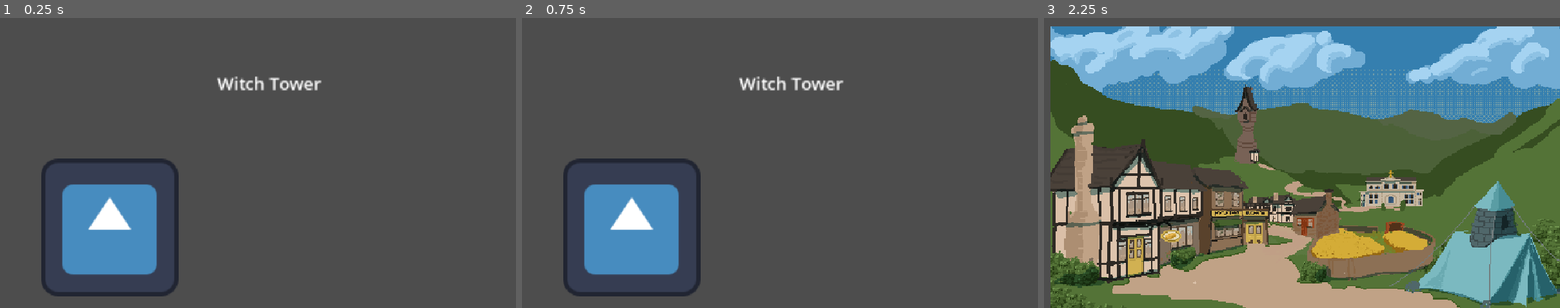
Above: before the commit, frames 1-3 (left to right).
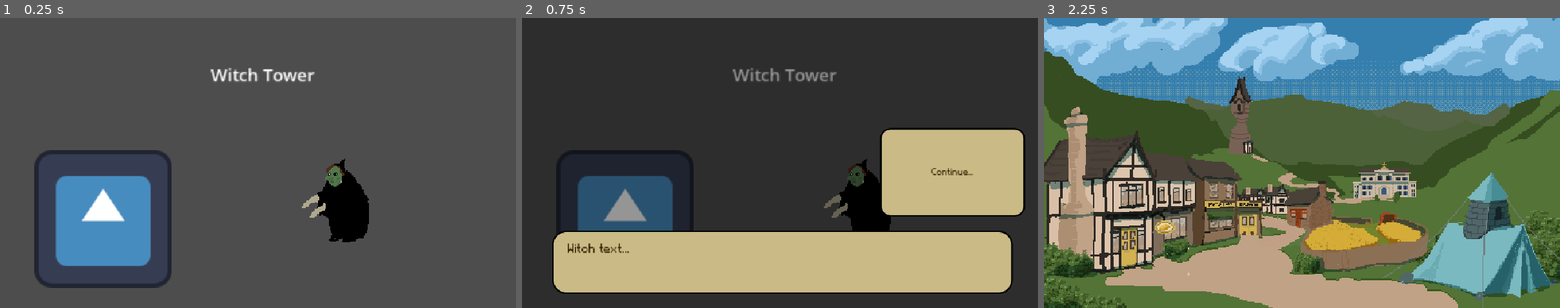
Above: after the commit, the same moments.

Repository: MichaelRRyan/GGJ-2026-Unmasked
Game: Godot game, scene res://Levels/level_witch_tower.tscn
Same seed, same stepped clock (60 frames per second), same inputs: the game is played once before the commit and once after it. This scene is started directly instead of the project's main scene. The engine's default icon, where the game draws it, is replaced by a stand-in: a white triangle on a blue panel in a dark square.
Inputs (mouse positions are in pixels of both pictures, inside the frame that each line leads up to):
- Up to frame 1 (0.25 s): no input
- Up to frame 2 (0.75 s): tap Enter at 0.5 s; move the mouse to (893, 148) at 0.52 s; press the mouse at (893, 148) at 0.53 s
- Up to frame 3 (2.25 s): release the mouse at (1415, 148) at 1.25 s; click (1472, 171) at 1.25 s, where only the run after the commit has a clickable "Continue..."; tap Space at 2 s; move the mouse to (1198, 177) at 2.02 s; click (1198, 177) at 2.1 s

The runs differ from the first frame. In frame 1, 8.2% of the frame differs, in the area x 6-72%, y 17-96%; in frame 2, 99%, in the area x 0-100%, y 0-100%; in frame 3, 44%.

Commit message:
Added witch character

Diff:
--- a/Content/Characters/base_character_data.json
+++ b/Content/Characters/base_character_data.json
@@ -1,12 +1,11 @@
 {
 	"guy": {
-		"next_dialogue_tag": "person_text_1",
-		"is_thirsty": false,
-		"affection_score": 0.0
+		"next_dialogue_tag": "person_text_1"
 	},
 	"nun": {
-		"next_dialogue_tag": "nun_0",
-		"is_thirsty": false,
-		"affection_score": 0.0
+		"next_dialogue_tag": "nun_0"
+	},
+	"witch": {
+		"next_dialogue_tag": "witch_0"
 	}
 }
--- a/Content/Dialogue/dialogue_data.json
+++ b/Content/Dialogue/dialogue_data.json
@@ -100,5 +100,12 @@
 		"text": "Oh well a very warm welcome to you! This town is a lovely place, though it's been odd lately...",
 		"next_dialogue_tag": "nun_0"
 		}
+	],
+	"witch_0": [
+		{
+		"conditions": [],
+		"text": "Witch text...",
+		"next_dialogue_tag": "witch_0"
+		}
 	]
 }
--- /dev/null
+++ b/Features/NPC2D/npc_witch.tscn
@@ -0,0 +1,14 @@
+[gd_scene format=3 uid="uid://fe7xw5jasgfn"]
+
+[ext_resource type="PackedScene" uid="uid://cnaobu41hshdd" path="res://Features/NPC2D/npc.tscn" id="1_p840r"]
+[ext_resource type="Texture2D" uid="uid://l7of2a11iqno" path="res://Assets/Images/Witch/witch.png" id="2_t8bkf"]
+
+[node name="NPC" unique_id=2110108148 instance=ExtResource("1_p840r")]
+npc_tag = "witch"
+
+[node name="Sprite2D" parent="." index="0" unique_id=230860160]
+texture_filter = 1
+texture = ExtResource("2_t8bkf")
+
+[node name="CollisionShape2D" parent="." index="1" unique_id=1138707699]
+position = Vector2(8, 12)
--- a/Levels/level_base.tscn
+++ b/Levels/level_base.tscn
@@ -5,7 +5,6 @@
 [node name="LevelBase" type="Node2D" unique_id=391544845]
 
 [node name="Camera2D" type="Camera2D" parent="." unique_id=2019926313]
-position = Vector2(-6, -8)
 zoom = Vector2(2, 2)
 
 [node name="DialogueUI" type="CanvasLayer" parent="." unique_id=1577558631]
--- a/Levels/level_witch_tower.tscn
+++ b/Levels/level_witch_tower.tscn
@@ -3,6 +3,7 @@
 [ext_resource type="PackedScene" uid="uid://p8me13tpt1is" path="res://Levels/level_base.tscn" id="1_rguvn"]
 [ext_resource type="PackedScene" uid="uid://cja4dwr4nk8gf" path="res://Features/Door2D/door.tscn" id="2_un0hn"]
 [ext_resource type="Texture2D" uid="uid://bvsoecitydr5t" path="res://icon.svg" id="3_k6qm3"]
+[ext_resource type="PackedScene" uid="uid://fe7xw5jasgfn" path="res://Features/NPC2D/npc_witch.tscn" id="4_k6qm3"]
 
 [node name="LevelBase" unique_id=391544845 instance=ExtResource("1_rguvn")]
 
@@ -19,3 +20,6 @@
 
 [node name="Sprite2D2" type="Sprite2D" parent="Entities/Door" index="2" unique_id=1721162785]
 texture = ExtResource("3_k6qm3")
+
+[node name="NPC" parent="Entities" parent_id_path=PackedInt32Array(721033671) index="2" unique_id=2110108148 instance=ExtResource("4_k6qm3")]
+position = Vector2(72, 25)
